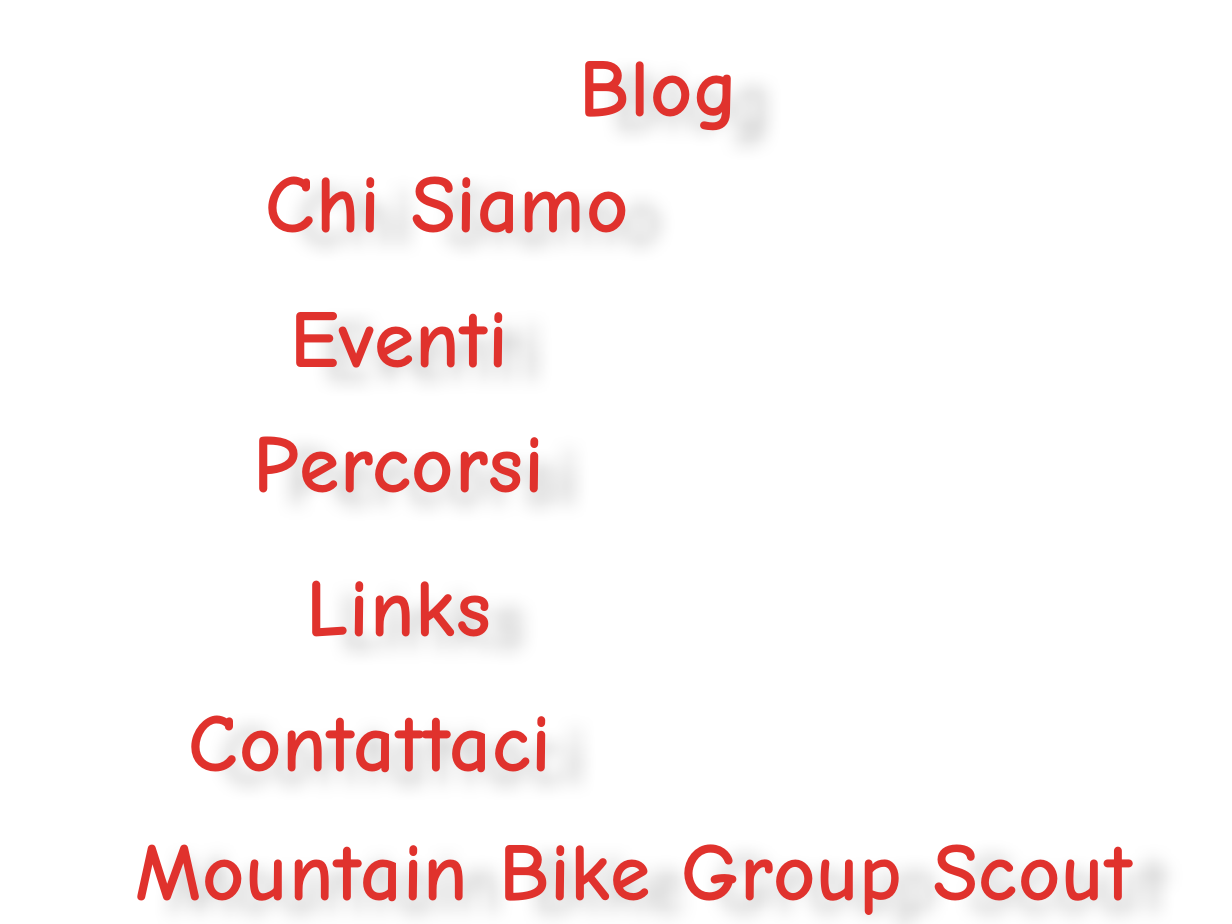
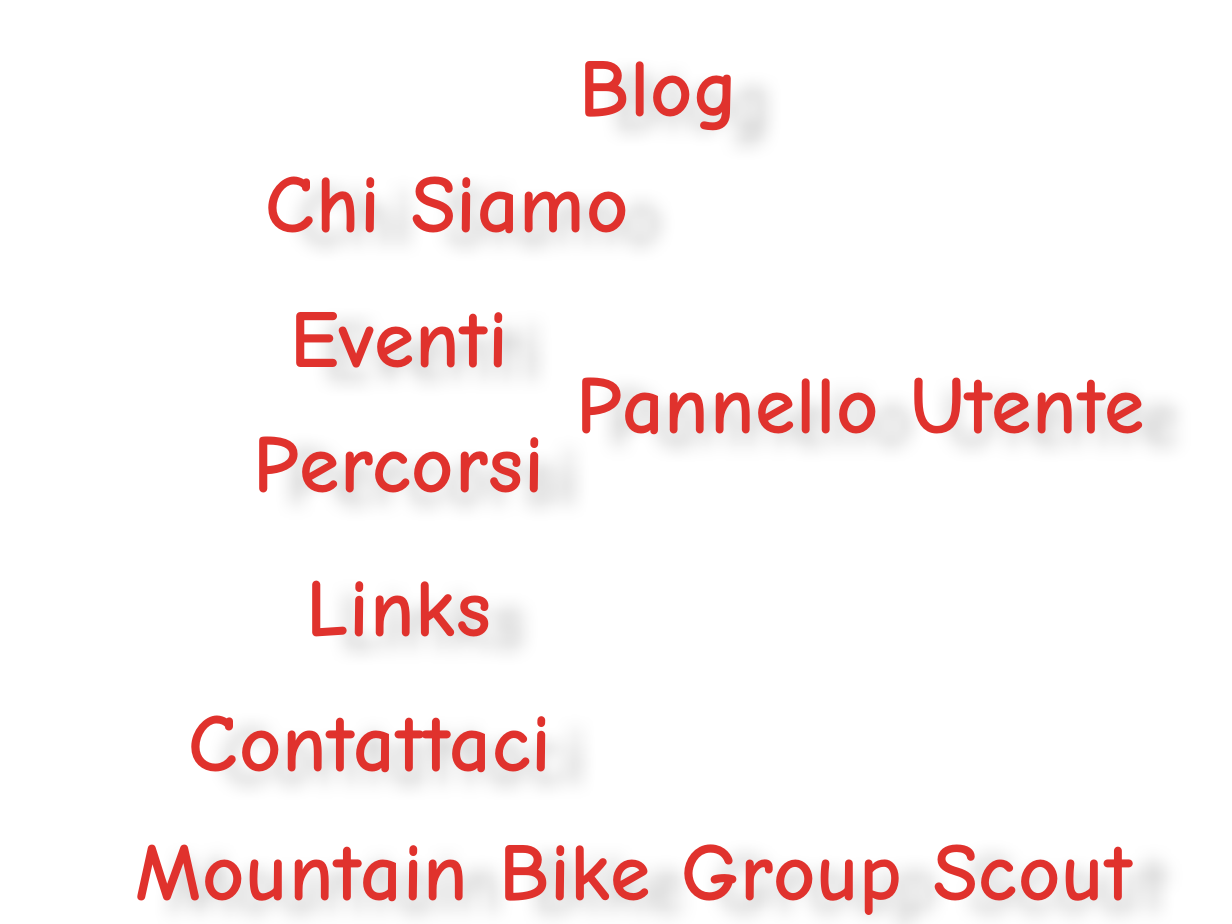
Before and after one commit to jbvios/mtbscout, a slide deck: slide 1 of Images/Scritte.pptx. Drawn at 1232x924 pixels with LibreOffice and Linux fonts; fonts in the diff are those of the drawing. Boxes give left, top, right and bottom in pixels: in the first picture for what was removed or moved away, otherwise in the second. Text is boxed around its words. In the diff, an @@ line names an element or a change of style, - is before the commit and + after.

```diff
--- a/Images/Scritte.pptx
+++ b/Images/Scritte.pptx
@@ text added at (x1=576, y1=377, x2=1144, y2=435), 48 pt, text gradient #E0322D to #A2201C, bold @@
+Pannello Utente
```
Also in this commit, not shown: 15 other files.
